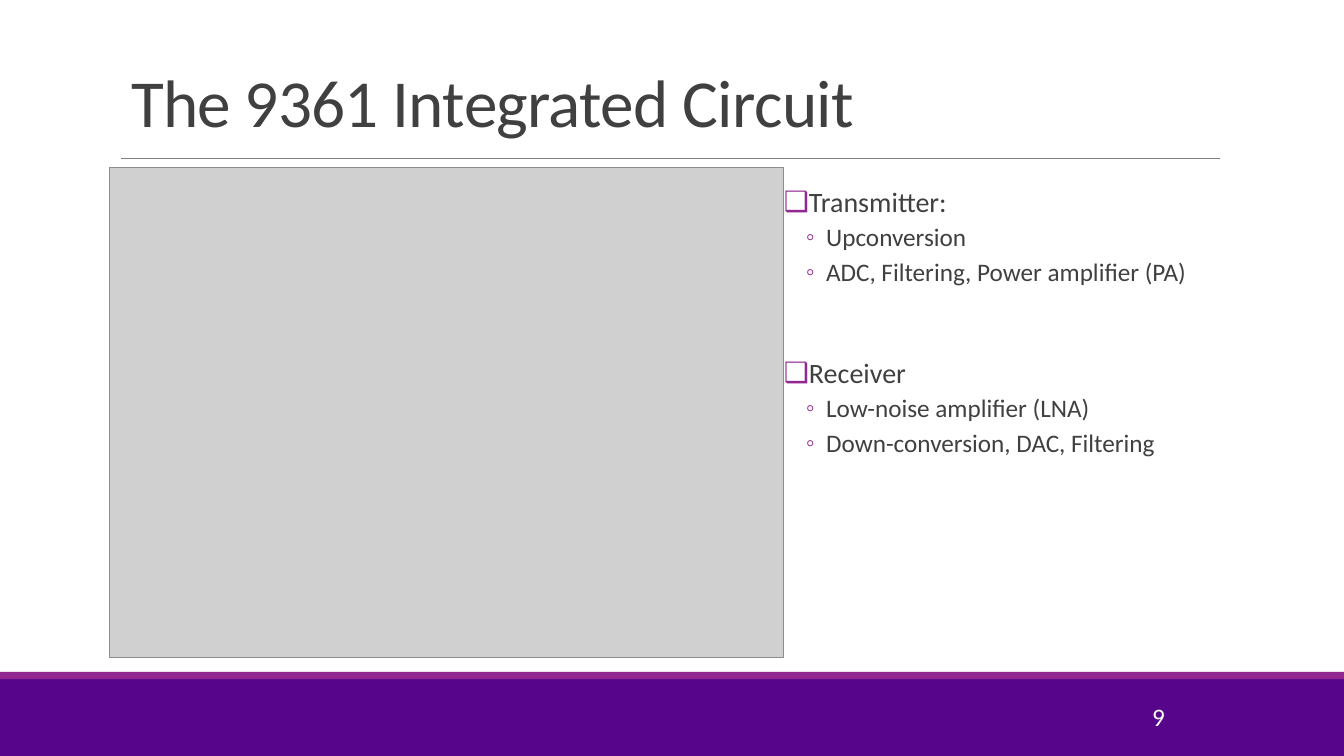
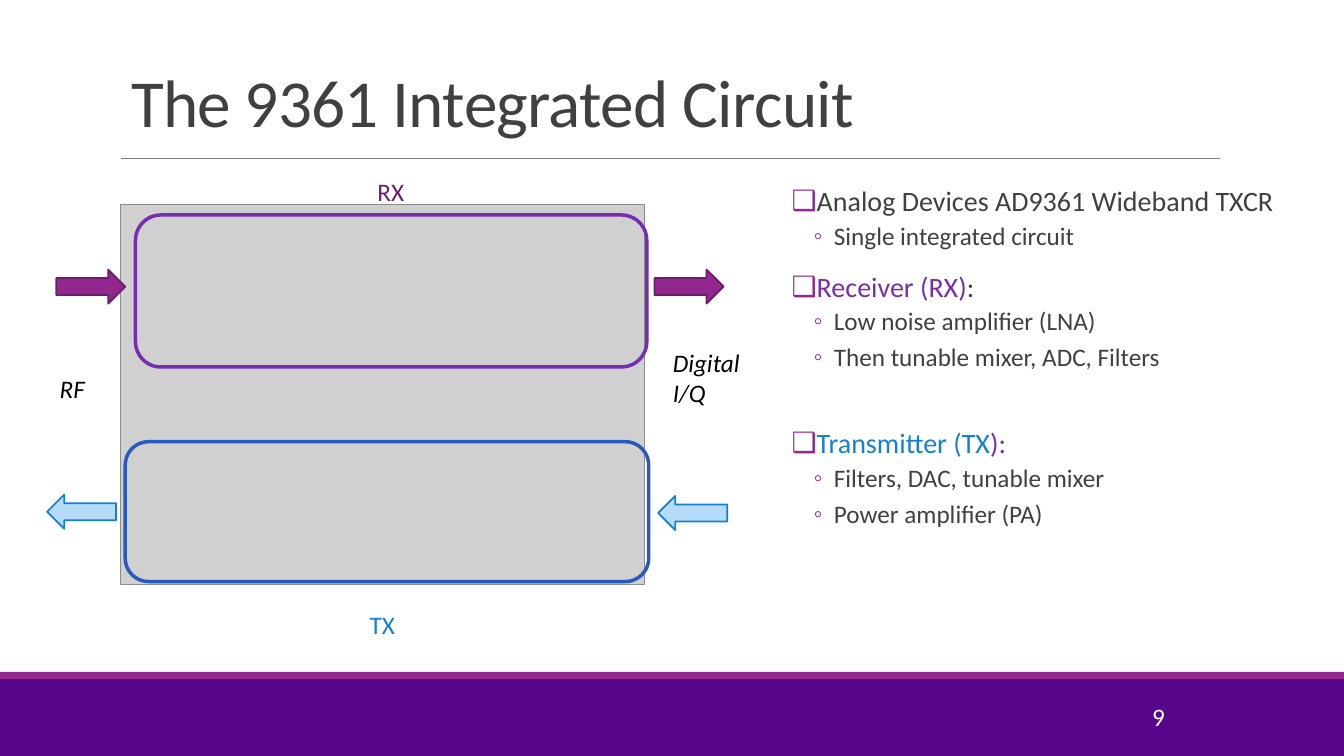
Before and after one commit to sdrangan/sdrlab, a slide deck: slide 9 of lab01_intro/intro.pptx. Drawn at 1344x756 pixels with LibreOffice and Linux fonts; fonts in the diff are those of the drawing; grey boxes stand for pictures; background and template pictures are left out. Boxes give left, top, right and bottom in pixels: in the first picture for what was removed or moved away, otherwise in the second. Text is boxed around its words. In the diff, an @@ line names an element or a change of style, - is before the commit and + after.

Commit message:
Added slides for Lab 2

```diff
--- a/lab01_intro/intro.pptx
+++ b/lab01_intro/intro.pptx
@@ picture: place and size @@
-picture at box(110, 168, 784, 657)
+picture at box(121, 205, 644, 585)
@@ text added at box(377, 185, 404, 208), 18 pt, text #6D1D6B @@
+RX
@@ text at box(817, 191, 1274, 527): text changed @@
-❑ Transmitter:
-  ◦ Upconversion
-  ◦ ADC, Filtering, Power amplifier (PA)
-❑ Receiver
-  ◦ Low-noise amplifier (LNA)
-  ◦ Down-conversion, DAC, Filtering
+❑ Analog Devices AD9361 Wideband TXCR
+  ◦ Single integrated circuit
+❑ Receiver (RX):
+  ◦ Low noise amplifier (LNA)
+  ◦ Then tunable mixer, ADC, Filters
+❑ Transmitter (TX):
+  ◦ Filters, DAC, tunable mixer
+  ◦ Power amplifier (PA)
@@ rounded rectangle added at box(135, 215, 646, 367), outline #762EB1 2.5 pt @@
@@ right arrow added at box(56, 269, 125, 303), fill #92278F, outline #6C1D6A 1.25 pt @@
@@ right arrow added at box(654, 269, 723, 303), fill #92278F, outline #6C1D6A 1.25 pt @@
@@ text added at box(673, 354, 740, 406), 18 pt, text #000000, italic @@
+Digital
+I/Q
@@ text added at box(60, 381, 85, 398), 18 pt, text #000000, italic @@
+RF
@@ rounded rectangle added at box(125, 442, 648, 582), outline #2958BE 2.5 pt @@
@@ right arrow added at box(47, 495, 116, 529), fill #B5DBF8, outline #1480D1 1.25 pt @@
@@ right arrow added at box(658, 496, 727, 530), fill #B5DBF8, outline #1480D1 1.25 pt @@
@@ text added at box(370, 617, 395, 634), 18 pt, text #1480D1 @@
+TX
```
Also in this commit, not shown: 3 other slides changed, 3 other files.
